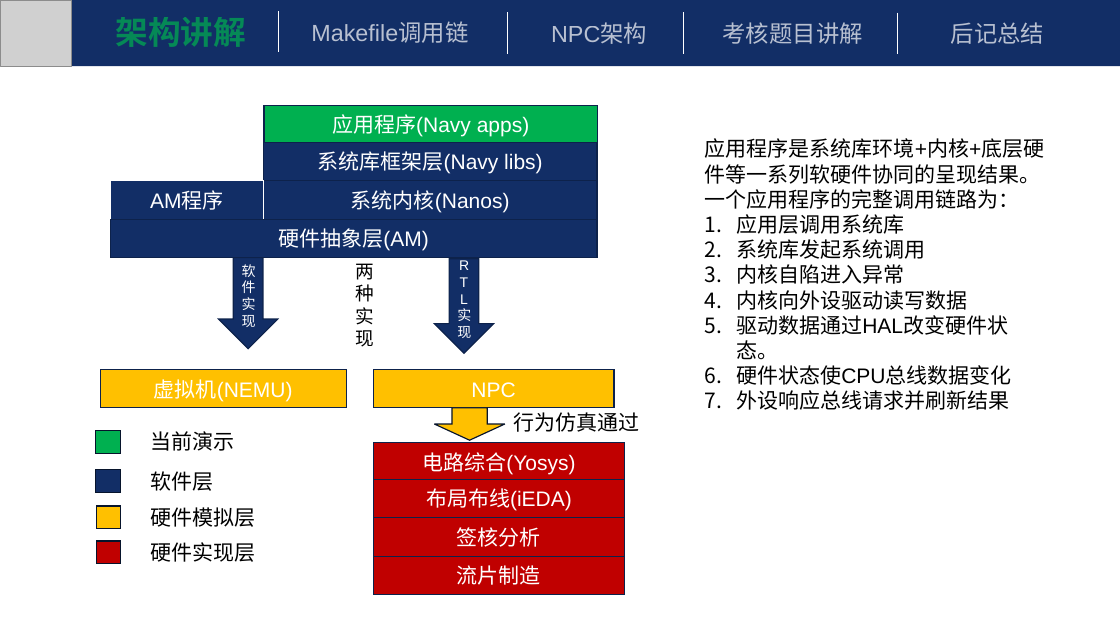
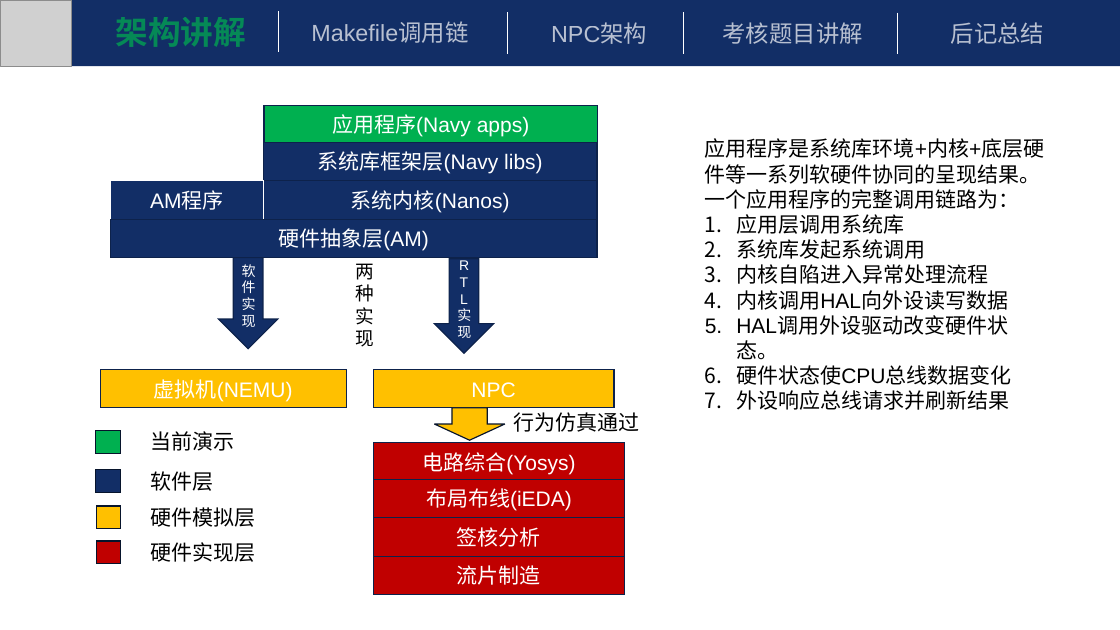
Before and after one commit to beautyseeker/YSYX, a slide deck: slide 9 of Misc/ysyx-C阶段答辩.pptx. Drawn at 1120x630 pixels with LibreOffice and Linux fonts; fonts in the diff are those of the drawing; grey boxes stand for pictures. Boxes give left, top, right and bottom in pixels: in the first picture for what was removed or moved away, otherwise in the second. Text is boxed around its words. In the diff, an @@ line names an element or a change of style, - is before the commit and + after.

```diff
--- a/Misc/ysyx-C阶段答辩.pptx
+++ b/Misc/ysyx-C阶段答辩.pptx
@@ text at bbox=[736, 264, 1008, 360]: text changed @@
-3. 内核自陷进入异常
-4. 内核向外设驱动读写数据
-5. 驱动数据通过HAL改变硬件状态。
+3. 内核自陷进入异常处理流程
+4. 内核调用HAL向外设读写数据
+5. HAL调用外设驱动改变硬件状态。
```
Also in this commit, not shown: 8 other slides changed, 3 slides added.
